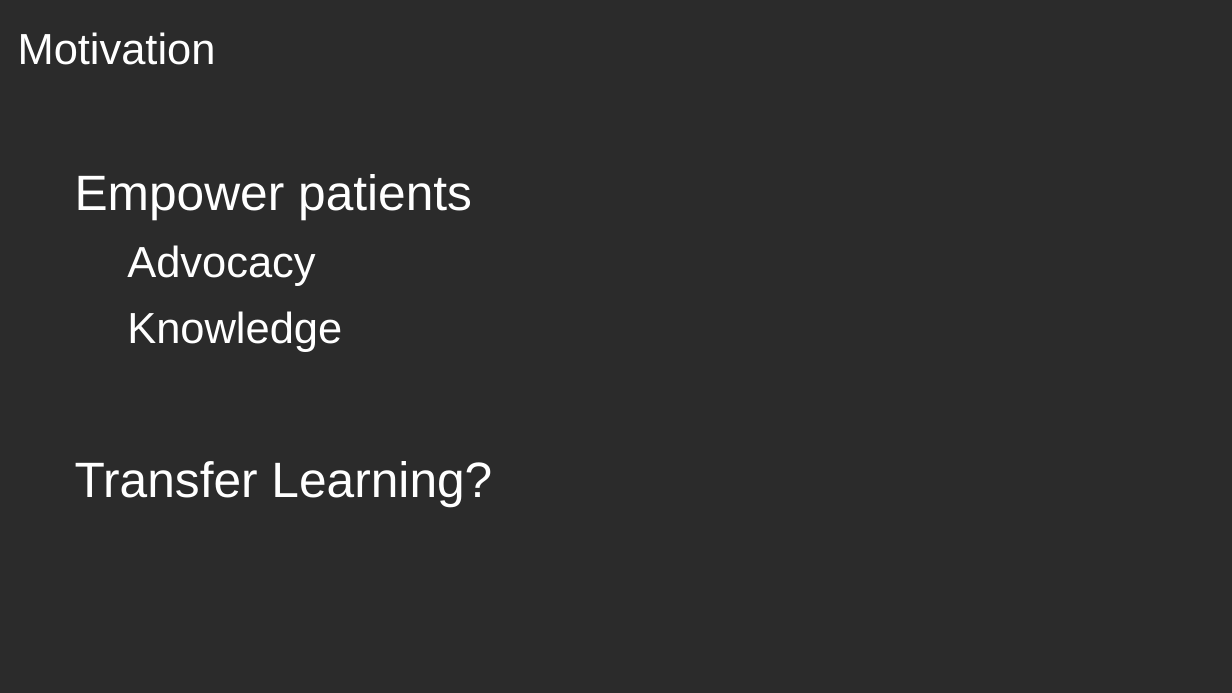
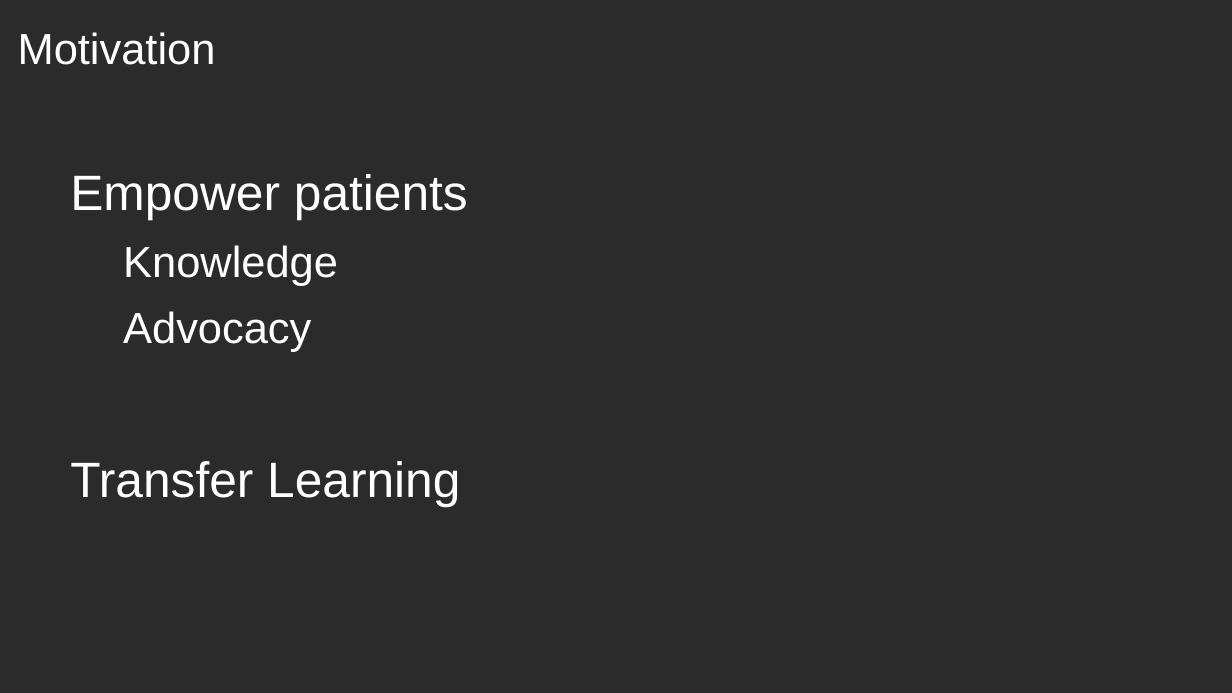
Before and after one commit to thimmis/capstone_three, a slide deck: slide 2 of files/final_project_presentation.ppt. Drawn at 1232x693 pixels with LibreOffice and Linux fonts; fonts in the diff are those of the drawing; background and template pictures are left out; a plain dark background stands for a picture behind light text. Boxes give left, top, right and bottom in pixels: in the first picture for what was removed or moved away, otherwise in the second. Text is boxed around its words. In the diff, an @@ line names an element or a change of style, - is before the commit and + after.

```diff
--- a/files/final_project_presentation.ppt
+++ b/files/final_project_presentation.ppt
@@ text at (123,245,338,286): paragraph added @@
+  Knowledge
@@ text at (70,461,460,507): text changed @@
-  Knowledge
-Transfer Learning?
+Transfer Learning
```
Also in this commit, not shown: 2 other slides changed, 2 slides added.
